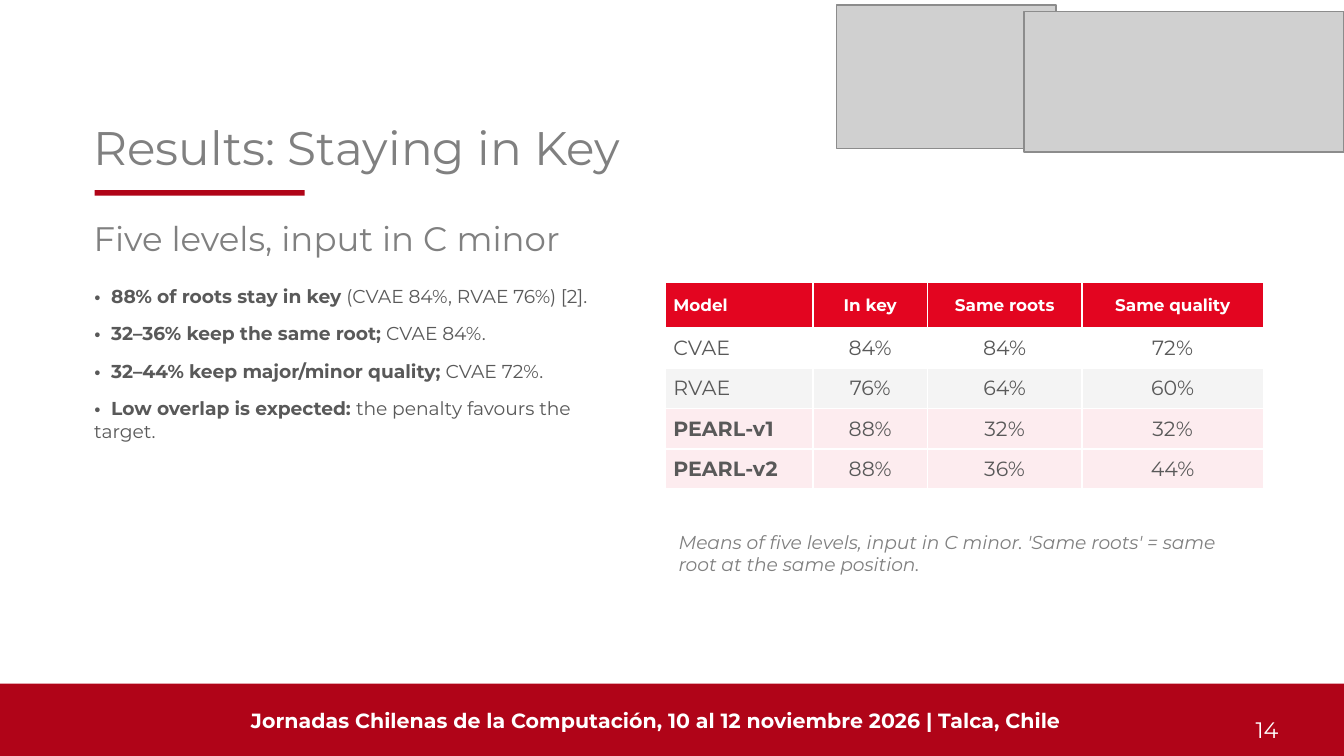
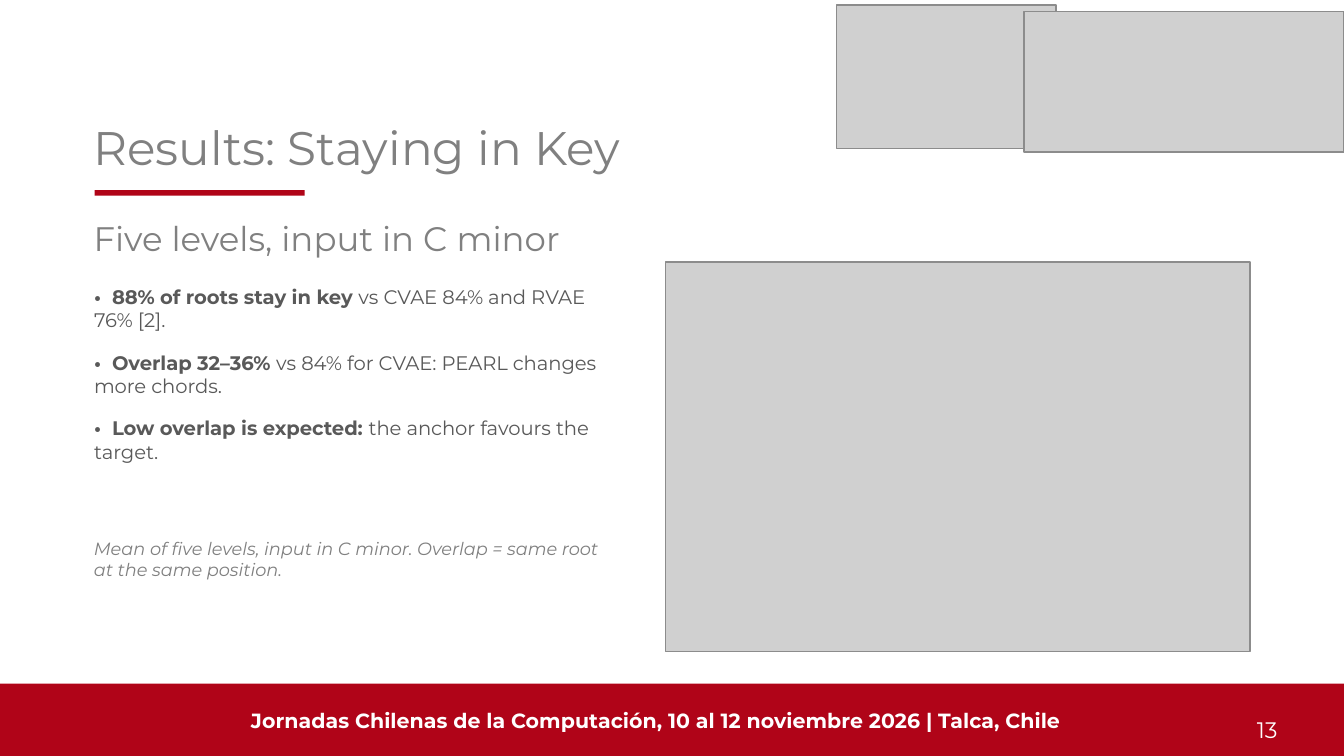
Before and after one commit to Pepebeats-flp/SCL_2.0, a slide deck: slide 13 of JCC2026/PEARL_JCC2026.pptx (slide 14 before the commit). Drawn at 1344x756 pixels with LibreOffice and Linux fonts; fonts in the diff are those of the drawing; grey boxes stand for pictures. Boxes give left, top, right and bottom in pixels: in the first picture for what was removed or moved away, otherwise in the second. Text is boxed around its words. In the diff, an @@ line names an element or a change of style, - is before the commit and + after.

```diff
--- a/JCC2026/PEARL_JCC2026.pptx
+++ b/JCC2026/PEARL_JCC2026.pptx
@@ picture added at box(665, 262, 1250, 652) @@
@@ text at box(94, 288, 596, 463): text changed; size 10 to 10.5 pt; bold off @@
-• 88% of roots stay in key (CVAE 84%, RVAE 76%) [2].
-• 32–36% keep the same root; CVAE 84%.
-• 32–44% keep major/minor quality; CVAE 72%.
-• Low overlap is expected: the penalty favours the target.
+• 88% of roots stay in key vs CVAE 84% and RVAE 76% [2].
+• Overlap 32–36% vs 84% for CVAE: PEARL changes more chords.
+• Low overlap is expected: the anchor favours the target.
@@ table removed at box(665, 282, 1263, 489), 5 rows, 4 columns @@
-Model | In key | Same roots | Same quality
-CVAE | 84% | 84% | 72%
-RVAE | 76% | 64% | 60%
-PEARL-v1 | 88% | 32% | 32%
-PEARL-v2 | 88% | 36% | 44%
@@ text at box(94, 542, 598, 580): text changed; size 10 to 9.5 pt @@
-Means of five levels, input in C minor. 'Same roots' = same root at the same position.
+Mean of five levels, input in C minor. Overlap = same root at the same position.
@@ text at box(1257, 722, 1278, 738): text changed @@
-14
+13
```
Also in this commit, not shown: 12 other slides changed, 2 slides added, 3 slides removed, 18 other files.
